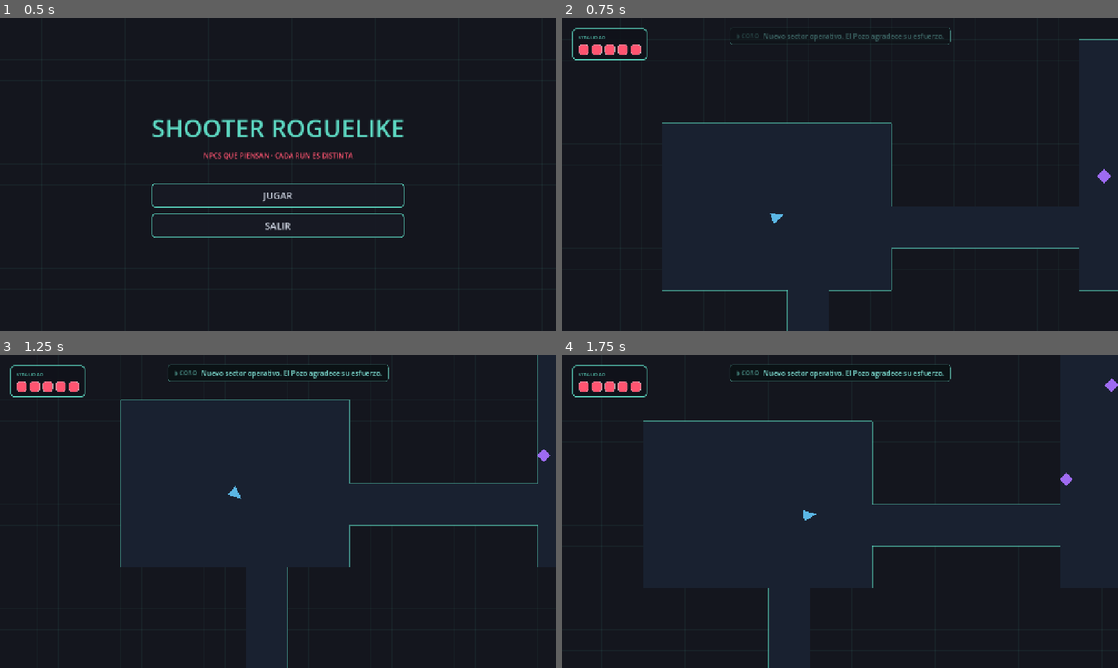
Above: before the commit, frames 1-4 (two rows, left to right).
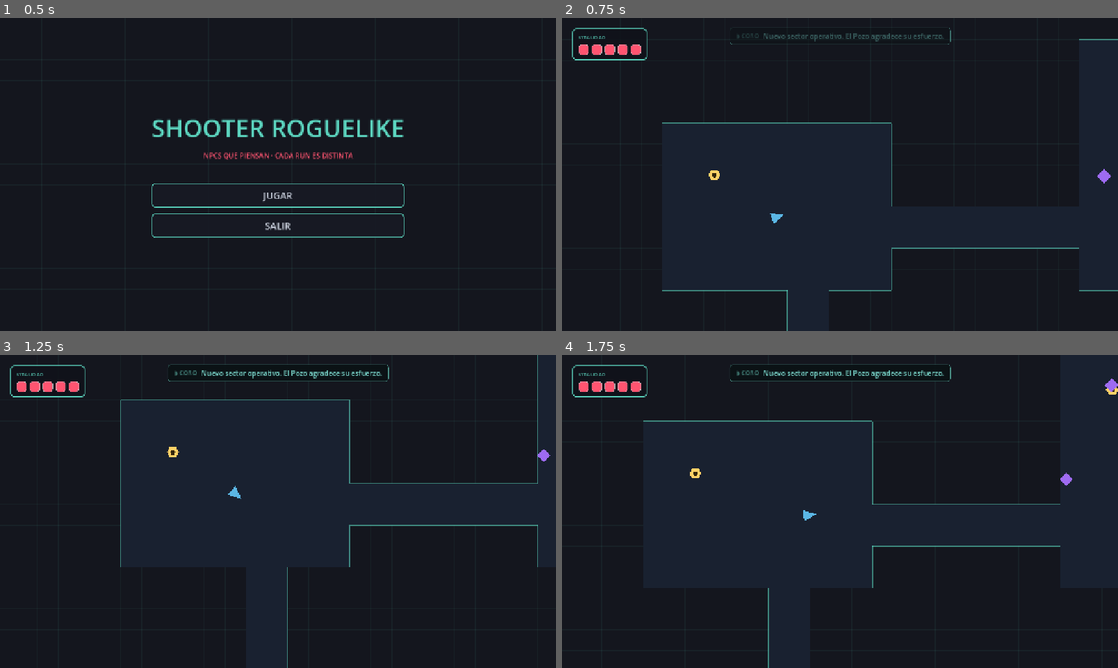
Above: after the commit, the same moments.

Repository: Im-diegollull/Shooter-Roguelike
Game: Godot game, scene res://scenes/ui/MainMenu.tscn
Two runs of this game, one before a commit and one after it. Both use one fixed random seed, a clock stepped at 60 frames per second and the inputs below.
Inputs (mouse positions are in pixels of both pictures, inside the frame that each line leads up to):
- Up to frame 1 (0.5 s): no input
- Up to frame 2 (0.75 s): click "JUGAR" at 0.5 s
- Up to frame 3 (1.25 s): no input
- Up to frame 4 (1.75 s): tap Enter at 1.25 s; move the mouse to (962, 495) at 1.27 s; hold D (move_right) from 1.28 s (still down); hold E (interact) from 1.28 s (still down)

Frame 1 is identical in both runs. In frame 2, less than 0.1% of the frame differs, in the area x 26-29%, y 48-52%; in frame 3, less than 0.1%; in frame 4, less than 0.1%, in the area x 23-100%, y 10-40%.
Error before the commit: Invalid assignment of property or key 'interruptible_by_coro' with value of type 'bool' on a base object of type 'StaticBody2D (NPC)'. (res://scripts/generatio…

Commit message:
fix: el aliado sobrevive al bajar de piso y se reposiciona junto al jugador

Diff:
--- a/scenes/npcs/NPC.gd
+++ b/scenes/npcs/NPC.gd
@@ -19,6 +19,9 @@
 ## Si es true (Cuervo), su lealtad se compra con atención — cuenta cuántas veces
 ## le habla el jugador y su decisión depende de eso, no de oro ni amenazas.
 @export var loyalty_by_attention: bool = false
+## Si es false, CORO nunca pisa sus líneas (p.ej. Cuervo: su charla es demasiado
+## importante para cortarla). Ver DialogueBus.
+@export var interruptible_by_coro: bool = true
 
 @onready var _prompt: Label = $Prompt
 @onready var _zone: Area2D = $InteractionZone
@@ -106,7 +109,9 @@
 	RunMemory.add_event("%s se unió a ti" % npc_name)
 	var ally := preload("res://scenes/allies/Ally.tscn").instantiate()
 	ally.global_position = global_position
-	get_parent().add_child(ally)
+	# Cuelga del Main, no del piso: así el aliado sobrevive al bajar de piso
+	# (el nodo Floor se libera y se reconstruye en cada descenso).
+	get_tree().current_scene.add_child(ally)
 	queue_free()
 
 func _become_enemy() -> void:
@@ -124,8 +129,11 @@
 	var response := await _generate_response(message)
 	if _dialog == null:
 		return
-	# CORO puede pisar la respuesta a media palabra (ver DialogueBus / lore §6).
-	var it: Dictionary = DialogueBus.maybe_coro_interrupt(npc_name, response)
+	# CORO puede pisar la respuesta a media palabra (ver DialogueBus / lore §6),
+	# salvo NPCs marcados como no interrumpibles (Cuervo).
+	var it: Dictionary = {}
+	if interruptible_by_coro:
+		it = DialogueBus.maybe_coro_interrupt(npc_name, response)
 	if it.get("cut", false):
 		_dialog.add_npc_line(it["shown"], false)
 		_dialog.add_coro_line(it["coro"])
